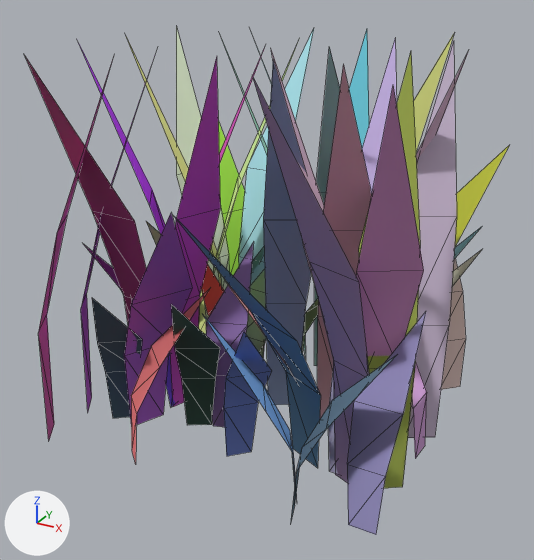
Renders of the glTF model assets/models/grass_01.glb from each side of a commit.
Both versions are drawn from a camera (50 mm lens) standing at (0.898, -1.672, 1.223) and looking at (0.002, -0.044, 0.409). Lighting does not change. The marker at lower left points along +X, +Y and +Z. The first picture is the older version. Mesh edges are drawn as thin lines.

The first picture shows 'grass_01'.
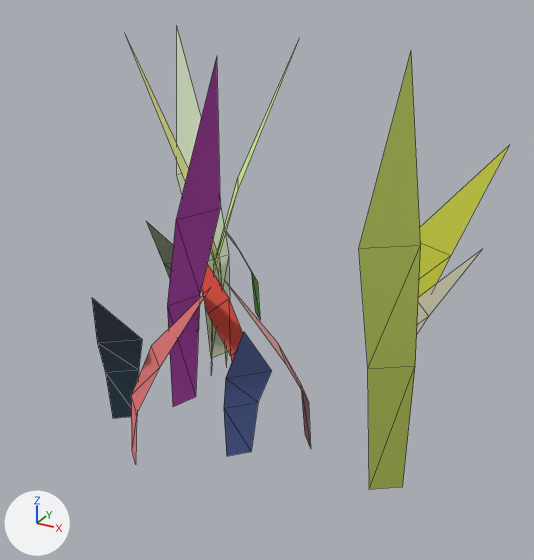
Changed parts and their boxes (x1, y1, x2, y2) in the pictures (534 x 560 px):
'grass_01', reshaped (14% narrower, 9% shorter)
    before: (25, 27, 509, 535)
    after: (92, 27, 509, 489)
part 1 of me_grass_01_mesh, deleted
    before: (25, 29, 481, 535)

Diff of the bpy script that builds the scene:
```diff
--- a/assets/models/grass_01.glb.py
+++ b/assets/models/grass_01.glb.py
@@ me_grass_01_mesh @@
 # used by ob_grass_01; location = (0.0, 0.0, 0.0)
-me_grass_01_mesh.from_pydata(...)  # 392 vertices, 280 faces; spans x -0.506..0.505, y -0.492..0.505, z 0.0..1.025
+me_grass_01_mesh.from_pydata(...)  # 98 vertices, 70 faces; spans x -0.506..0.505, y -0.492..0.49, z 0.0..1.025
+# me_grass_01_mesh part 1: 42 loose pieces with 294 vertices, spanning x -0.501..0.5, y -0.486..0.505, z 0.0..1.025, are deleted
 me_grass_01_mesh.materials.append(mat_m_grama_default)
```
